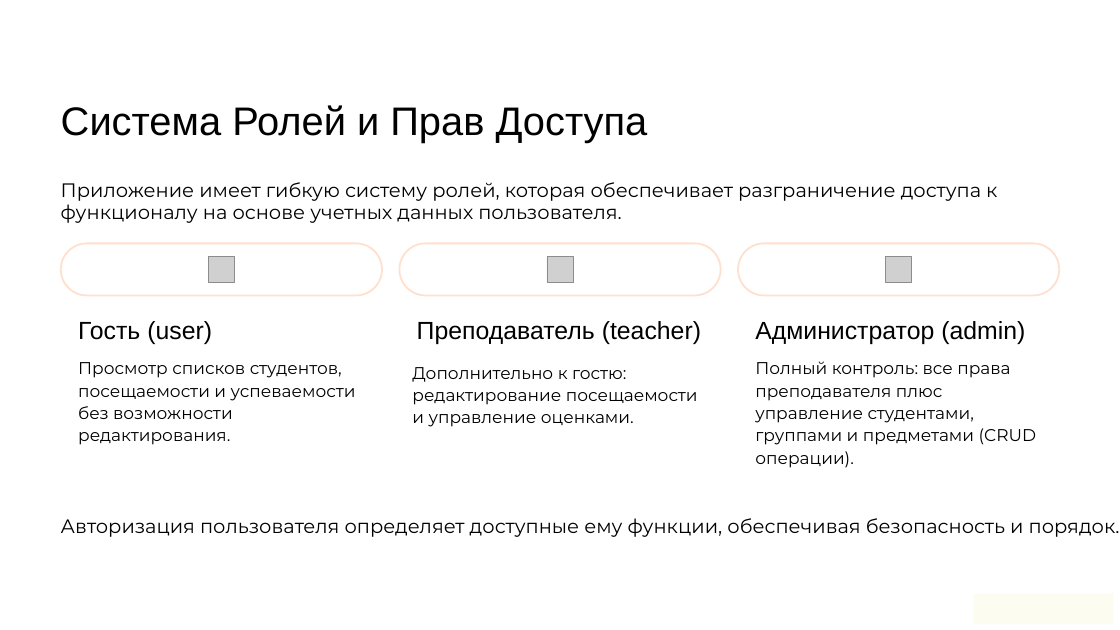
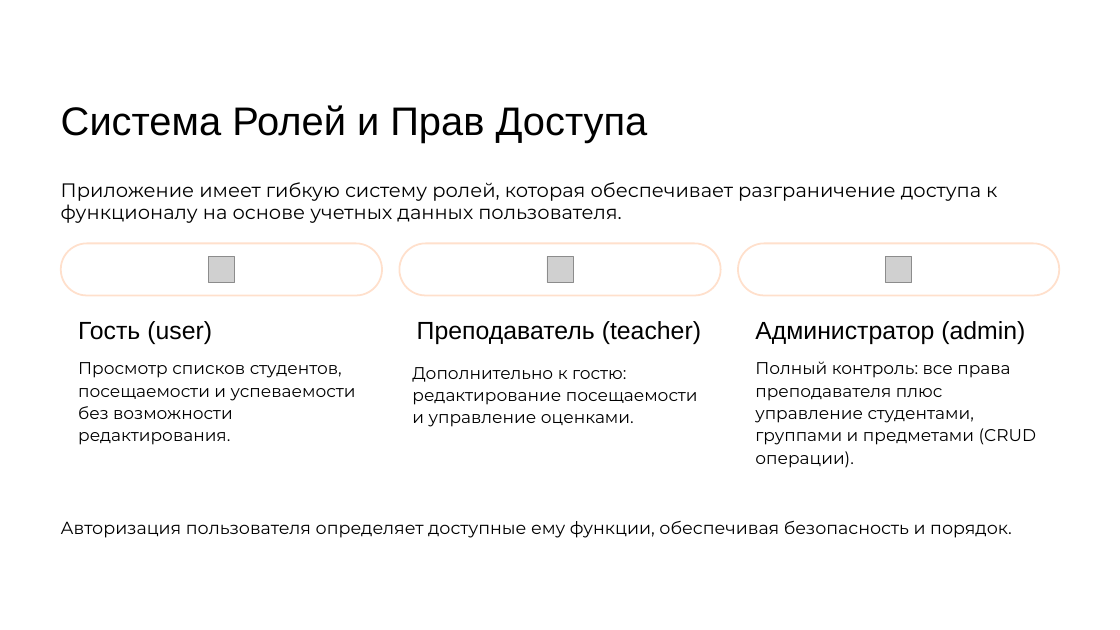
Before and after one commit to tiodio324/ClassSchedule-13, a slide deck: slide 10 of 492 ВКР Смирнов Никита.pptx (slide 6 before the commit). Drawn at 1120x630 pixels with LibreOffice and Linux fonts; fonts in the diff are those of the drawing; grey boxes stand for pictures. Boxes give left, top, right and bottom in pixels: in the first picture for what was removed or moved away, otherwise in the second. Text is boxed around its words. In the diff, an @@ line names an element or a change of style, - is before the commit and + after.

```diff
--- a/492 ВКР Смирнов Никита.pptx
+++ b/492 ВКР Смирнов Никита.pptx
@@ text "Авторизация пользователя определяет доступные ему ..." at box(61, 521, 1012, 538): size 20 to 18 pt @@
```
Also in this commit, not shown: 6 other slides changed, 4 slides added, 2 slides removed, 1 other file.
